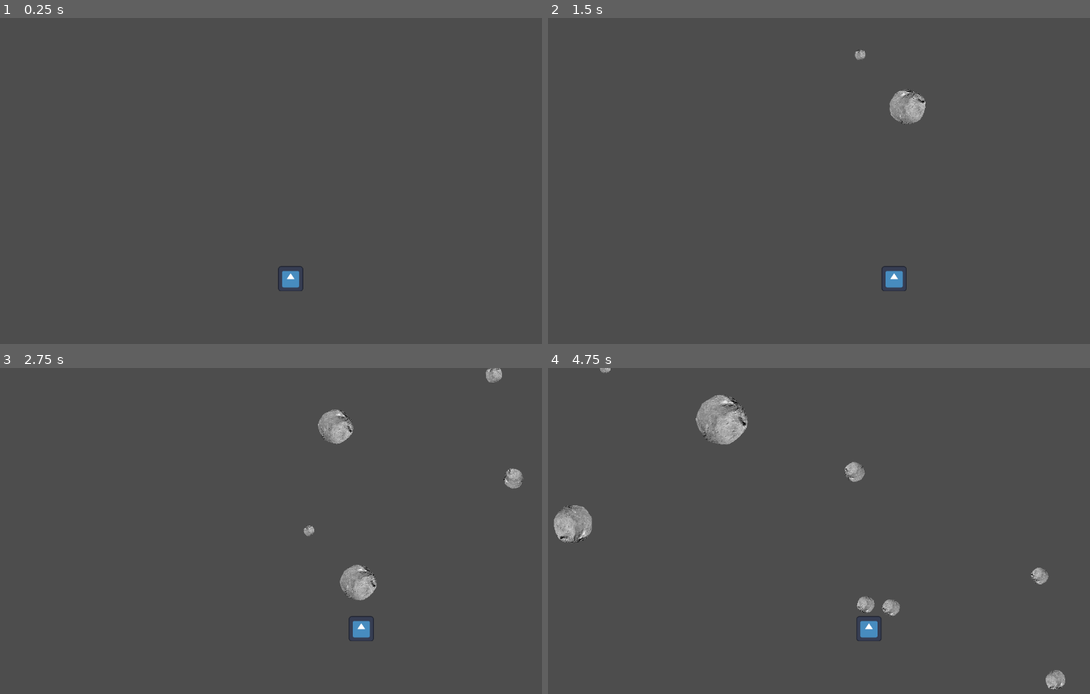
Above: before the commit, frames 1-4 (two rows, left to right).
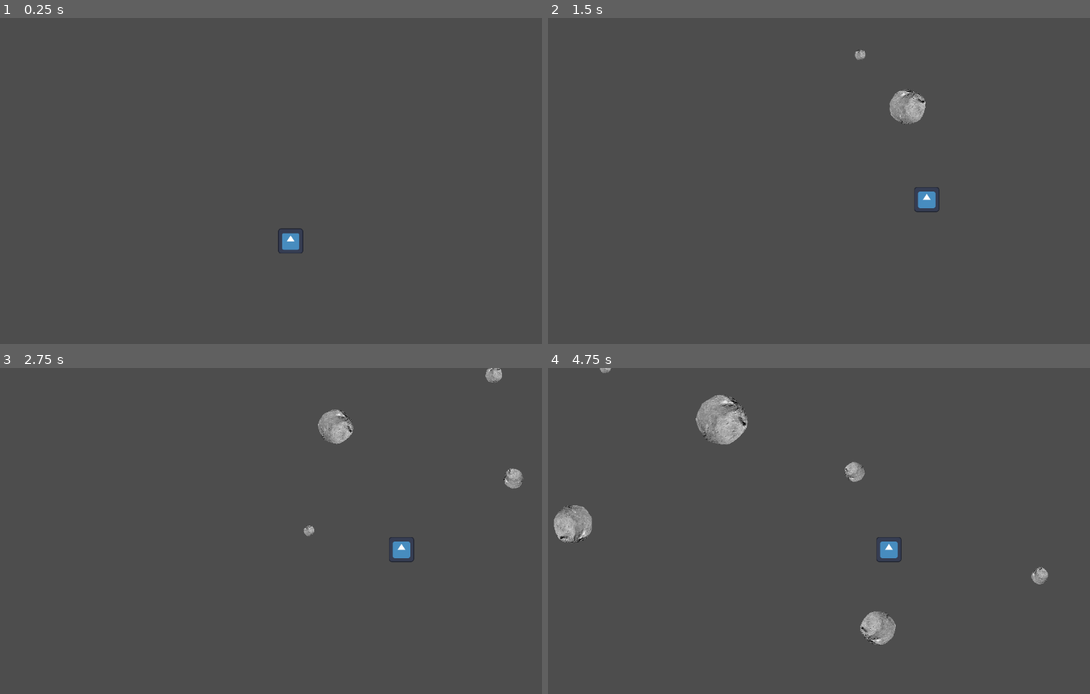
Above: after the commit, the same moments.

Repository: DigitsCodeCompendium/game.MJ198
Game: Godot game, scene res://scenes/game.tscn
Two runs of this game, one before a commit and one after it. Both use one fixed random seed, a clock stepped at 60 frames per second and the inputs below. The engine's default icon, where the game draws it, is replaced by a stand-in: a white triangle on a blue panel in a dark square.
Inputs (mouse positions are in pixels of both pictures, inside the frame that each line leads up to):
- Up to frame 1 (0.25 s): no input
- Up to frame 2 (1.5 s): move the mouse to (965, 164) at 0.52 s; hold D (move_right) 0.53-1.28 s; move the mouse to (721, 197) at 1.27 s; hold A (move_left) from 1.28 s (still down)
- Up to frame 3 (2.75 s): move the mouse to (346, 459) at 2.02 s; release A (move_left) at 2.03 s; hold D (move_right) from 2.03 s (still down)
- Up to frame 4 (4.75 s): move the mouse to (808, 596) at 2.77 s; move the mouse to (1014, 579) at 3.52 s; release D (move_right) at 3.53 s; hold A (move_left) from 3.53 s (still down); move the mouse to (661, 482) at 4.27 s

The runs differ from the first frame. In frame 1, 0.5% of the frame differs, in the area x 51-56%, y 64-84%; in frame 2, 0.4%; in frame 3, 1.0%; in frame 4, 1.2%, in the area x 9-96%, y 0-99%.

Commit message:
Added basic mouse controls

Diff:
--- a/scenes/player.gd
+++ b/scenes/player.gd
@@ -1,6 +1,6 @@
 extends Area2D
 
-@export var speed = 200
+@export var speed = 300
 @export var y_pos = 0.2 #as a percentage of the screen size (bottom up)
 
 # Called when the node enters the scene tree for the first time.
@@ -16,12 +16,19 @@
 func _process(delta: float) -> void:
 	var velocity = Vector2(0, 0)
 	if Input.is_action_pressed("move_left"):
-		velocity.x = -1
+		velocity.x = -1 * speed
 	elif Input.is_action_pressed("move_right"):
-		velocity.x = 1
-	pass
+		velocity.x = 1 * speed
+	else:
+		var mouse_pos = get_viewport().get_mouse_position()
+		var difference = mouse_pos - position
 
-	position += velocity.normalized() * speed * delta
+		velocity = (difference.normalized()*speed*delta)
+		var max_speed = difference.length()
+
+		velocity = velocity.limit_length(max_speed)/delta
+
+	position += velocity * delta
 
 
 func _on_player_collide(area: Area2D):
